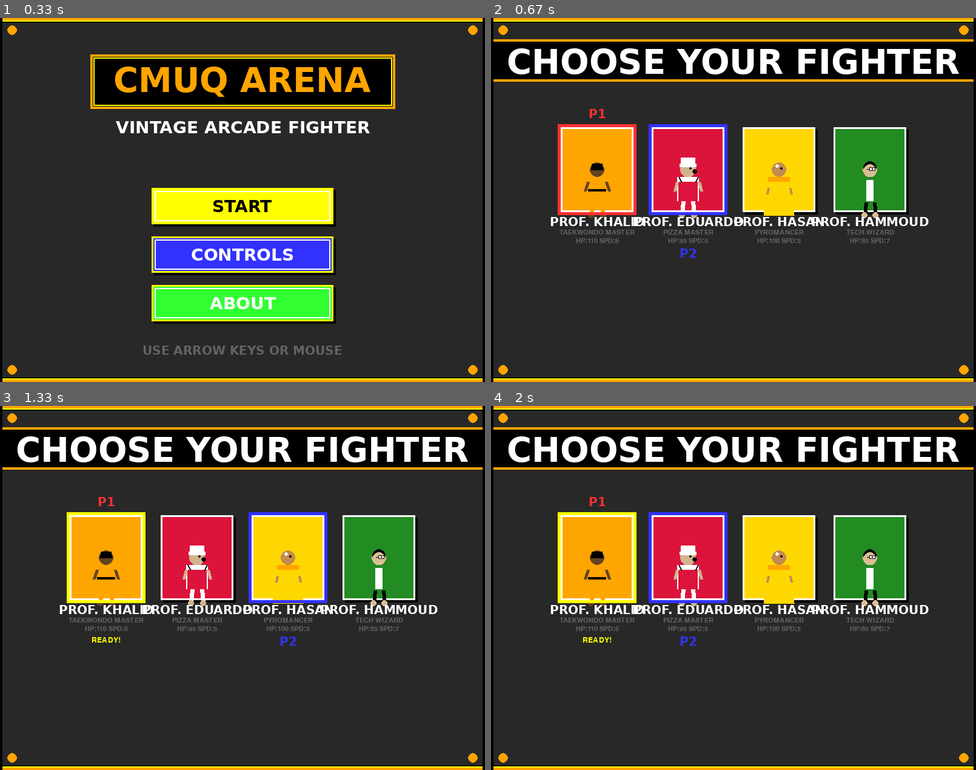
Above: before the commit, frames 1-4 (two rows, left to right).
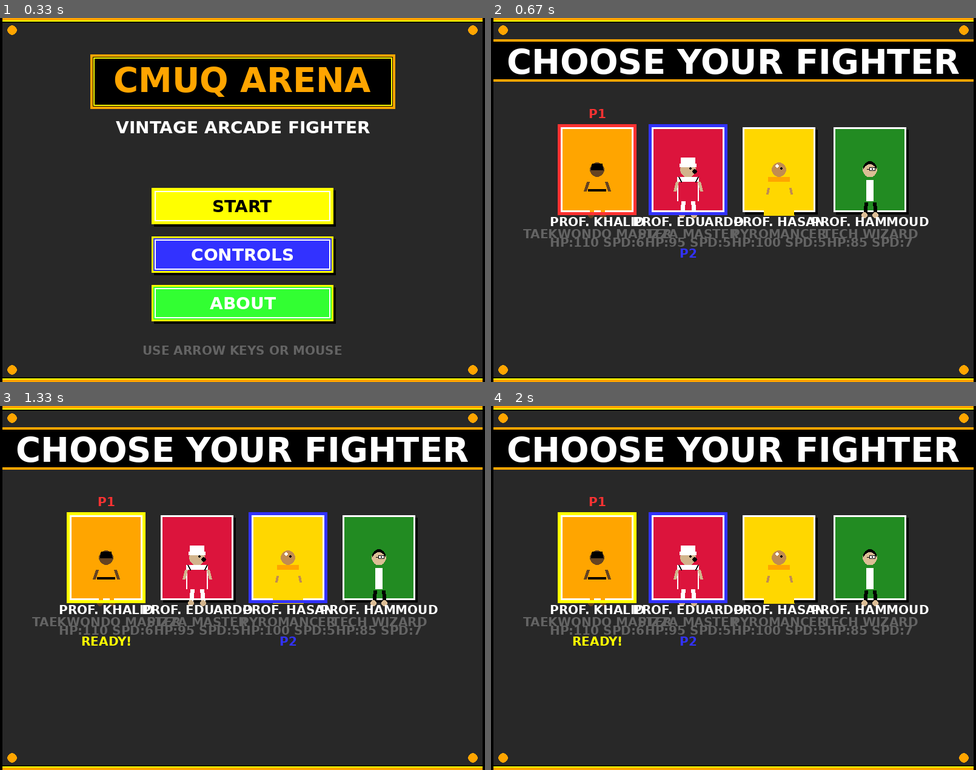
Above: after the commit, the same moments.

Repository: ymh1874/StreetFighter
Game: pygame game, started from main.py
Same seed, same stepped clock (60 frames per second), same inputs: the game is played once before the commit and once after it.
Inputs:
- Up to frame 1 (0.33 s): no input
- Up to frame 2 (0.67 s): tap Enter at 0.33 s
- Up to frame 3 (1.33 s): tap J at 0.67, 1.07 s; hold Right from 1 s (still down)
- Up to frame 4 (2 s): tap J at 1.37, 1.57, 1.87 s; release Right at 1.47 s; hold Left from 1.5 s (still down)

Frame 1 is identical in both runs. In frame 2, 1.9% of the frame differs, in the area x 6-88%, y 58-63%; in frame 3, 2.0%, in the area x 6-88%, y 58-66%; in frame 4, 2.0%.

Commit message:
Replace pygame.font.Font with VintageTextRenderer to fix circular import
Co-authored-by: ymh1874 <193624725+ymh1874@users.noreply.github.com>

Diff:
--- a/game.py
+++ b/game.py
@@ -372,7 +372,6 @@
         self.screen.blit(p1_title, (130, y_offset))
 
         # Use smaller font for control text
-        small_font = pygame.font.Font(None, 20)
         controls_p1 = [
             "MOVE: W/A/S/D",
             "LIGHT PUNCH: J",
@@ -384,7 +383,7 @@
         ]
 
         for i, control in enumerate(controls_p1):
-            text = small_font.render(control, True, c.WHITE)
+            text = self.text_renderer.render(control, 'small', c.WHITE)
             self.screen.blit(text, (150, y_offset + 35 + i * 22))
 
         # Player 2 controls
@@ -402,7 +401,7 @@
         ]
 
         for i, control in enumerate(controls_p2):
-            text = small_font.render(control, True, c.WHITE)
+            text = self.text_renderer.render(control, 'small', c.WHITE)
             self.screen.blit(text, (470, y_offset + 35 + i * 22))
 
         # Back button
@@ -514,14 +513,13 @@
             self.screen.blit(name, (name_x, y + box_height + 8))
 
             # Description - centered, extra small (use smaller font)
-            desc_font = pygame.font.Font(None, 16)
-            desc = desc_font.render(char['desc'], True, c.GRAY)
+            desc = self.text_renderer.render(char['desc'], 'small', c.GRAY)
             desc_x = x + box_width // 2 - desc.get_width() // 2
             self.screen.blit(desc, (desc_x, y + box_height + 28))
 
             # Stats - centered, extra small
             stats = f"HP:{char['health']} SPD:{char['speed']}"
-            stats_surf = desc_font.render(stats, True, c.GRAY)
+            stats_surf = self.text_renderer.render(stats, 'small', c.GRAY)
             stats_x = x + box_width // 2 - stats_surf.get_width() // 2
             self.screen.blit(stats_surf, (stats_x, y + box_height + 42))
 
@@ -535,8 +533,7 @@
                 self.screen.blit(p1_label, (label_x, y - 30))
 
                 if self.p1_selected:
-                    ready_font = pygame.font.Font(None, 18)
-                    ready = ready_font.render("READY!", True, c.YELLOW)
+                    ready = self.text_renderer.render("READY!", 'small', c.YELLOW)
                     ready_x = x + box_width // 2 - ready.get_width() // 2
                     self.screen.blit(ready, (ready_x, y + box_height + 60))
 
@@ -552,8 +549,7 @@
                 self.screen.blit(p2_label, (label_x, y_pos))
 
                 if self.p2_selected:
-                    ready_font = pygame.font.Font(None, 18)
-                    ready = ready_font.render("READY!", True, c.YELLOW)
+                    ready = self.text_renderer.render("READY!", 'small', c.YELLOW)
                     ready_x = x + box_width // 2 - ready.get_width() // 2
                     self.screen.blit(ready, (ready_x, y_pos + 18))
 
